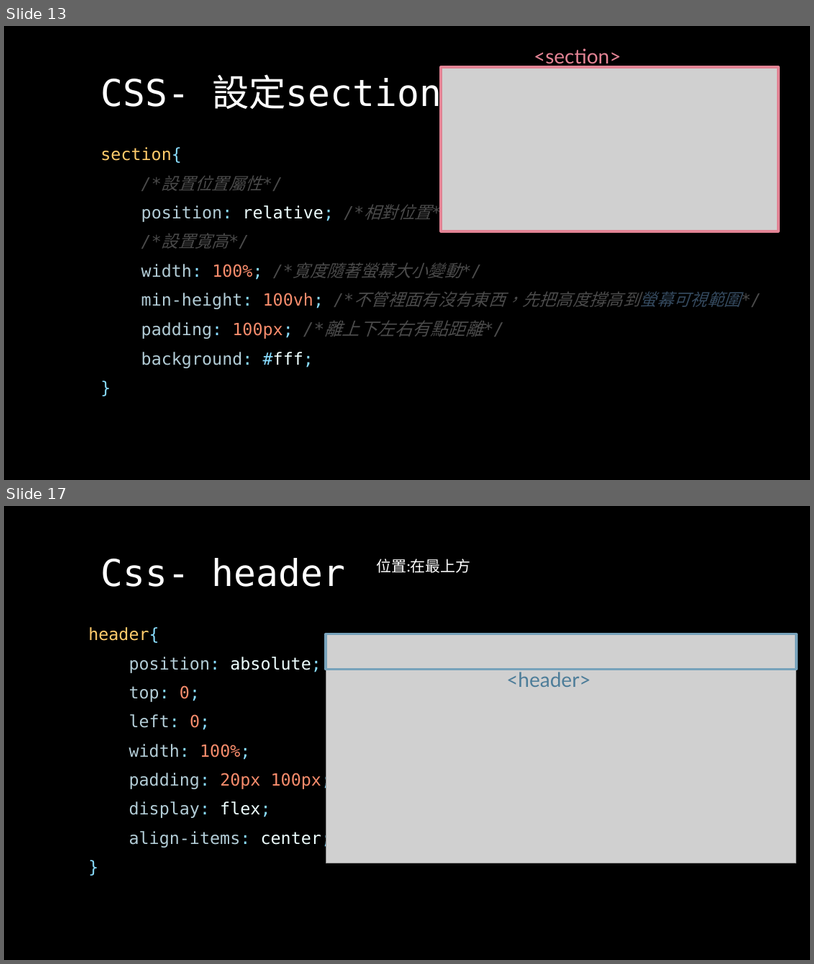
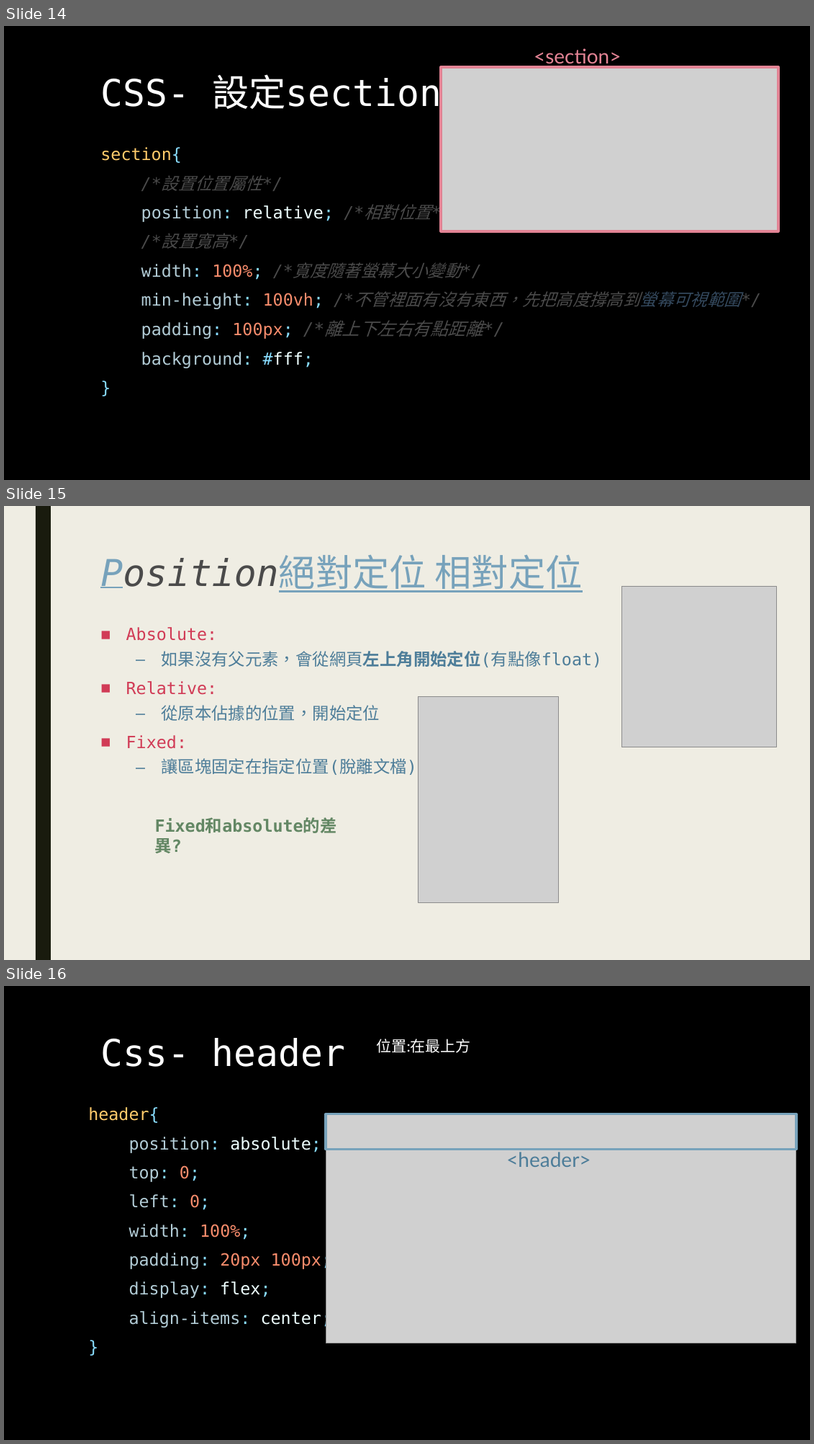
Before and after one commit to Alicexdcw/FrontEndTutorial, a slide deck: HTML & CSS & Javascript - starbuck.pptx. Shown one above the other, each under a label of ours: slides 13 and 17 before the commit, slides 14, 15 and 16 after it; the slides between them are not shown. The pictures are 814x964 and 814x1444 pixels, drawn with LibreOffice and Linux fonts; fonts in the diff are those of the drawing; grey boxes stand for pictures. Boxes give left, top, right and bottom in pixels: in the first picture for what was removed or moved away, otherwise in the second. Text is boxed around its words. In the diff, an @@ line names an element or a change of style, - is before the commit and + after.

```diff
--- a/HTML & CSS & Javascript - starbuck.pptx
+++ b/HTML & CSS & Javascript - starbuck.pptx
@@ slide 15 added at [4, 506, 810, 960], background #EFEDE3; not listed: 1 template element that a slide beside it also shows @@
@@ title added at [100, 554, 583, 592], 44 pt, text #77A2BB, italic, underline @@
+Position絕對定位 相對定位
@@ picture added at [622, 586, 777, 746] @@
@@ text added at [126, 627, 602, 775], 20 pt, text #4D7D99 @@
+■ Absolute:
+  – 如果沒有父元素，會從網頁左上角開始定位(有點像float)
+■ Relative:
+  – 從原本佔據的位置，開始定位
+■ Fixed:
+  – 讓區塊固定在指定位置(脫離文檔)
@@ picture added at [418, 697, 558, 902] @@
@@ text added at [149, 811, 355, 838], 20 pt, text #638764, bold @@
+Fixed和absolute的差異?
@@ what was slide 13 is now slide 14 @@
@@ what was slide 17 is now slide 16 @@
```
Also in this commit, not shown: 4 slides changed, 18 other slides added, 24 slides removed, 11 other files.
